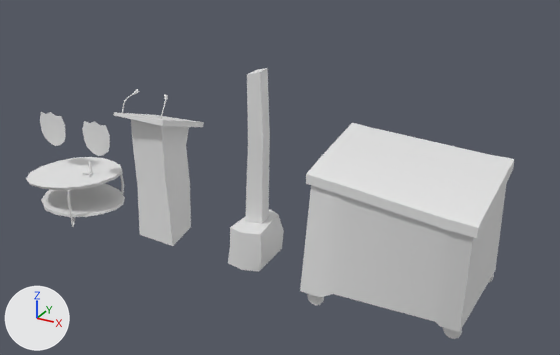
One commit to the FBX model Assets/_Art/Props/contenedor .fbx: the scene before it, then after it.
Rendered twice from a 50 mm camera at (2.49, -3.17, 2.08) aimed at (0.73, 0.05, 0.47). Arrows for +X, +Y and +Z are at lower left; the lights stay in place. Materials are left out; every surface is plain grey. Where no turn or scale is listed for an object, it has been applied to the vertices.

Names of what the first picture shows: 'altavoz', 'atril', 'contenedor', 'mesa_redonda', 'premio1', 'premio2'.
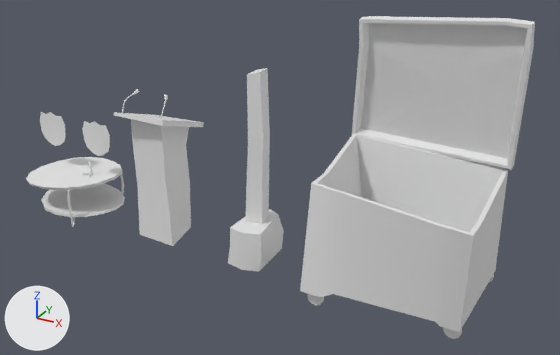
What changed in the scene script:
```text
Change me_contenedor:
    used by ob_contenedor; location = (1.436, 0.0, 0.0)
    remove me_contenedor.from_pydata(...)  # 200 vertices, 254 faces; spans x -0.449..0.419, y -0.367..0.348, z -0.001..0.721
    add me_contenedor.from_pydata(...)  # 258 vertices, 324 faces; spans x -0.449..0.419, y -0.352..0.396, z -0.001..1.358
    me_contenedor part 1: a new loose piece of 61 vertices spanning x -0.449..0.419, y 0.196..0.396, z 0.644..1.358
    me_contenedor part 2
    18 vertices are removed from x -0.449..0.419, y -0.367..0.348, z 0.649..0.721
    24 faces are deleted
    14 vertices move from x -0.449..0.419, y -0.367..0.348, z 0.601..0.673 to x -0.407..0.379, y -0.334..0.313, z 0.603..0.671
    15 vertices are added at x -0.303..0.283, y -0.255..0.228, z 0.16..0.211
    28 new faces join them
```

Pixel boxes (x1, y1, x2, y2) of what changed, in the pictures (560 x 355 px; the box of a moved part takes in the faces that stretch with it):
'contenedor', reshaped (10% wider, 49% taller): before (300, 123, 514, 339); after (300, 16, 535, 339)
part 1 of me_contenedor, added: after (352, 16, 535, 170)
part 2 of me_contenedor, moved or reshaped: before (306, 123, 514, 238); after (317, 135, 503, 232)
